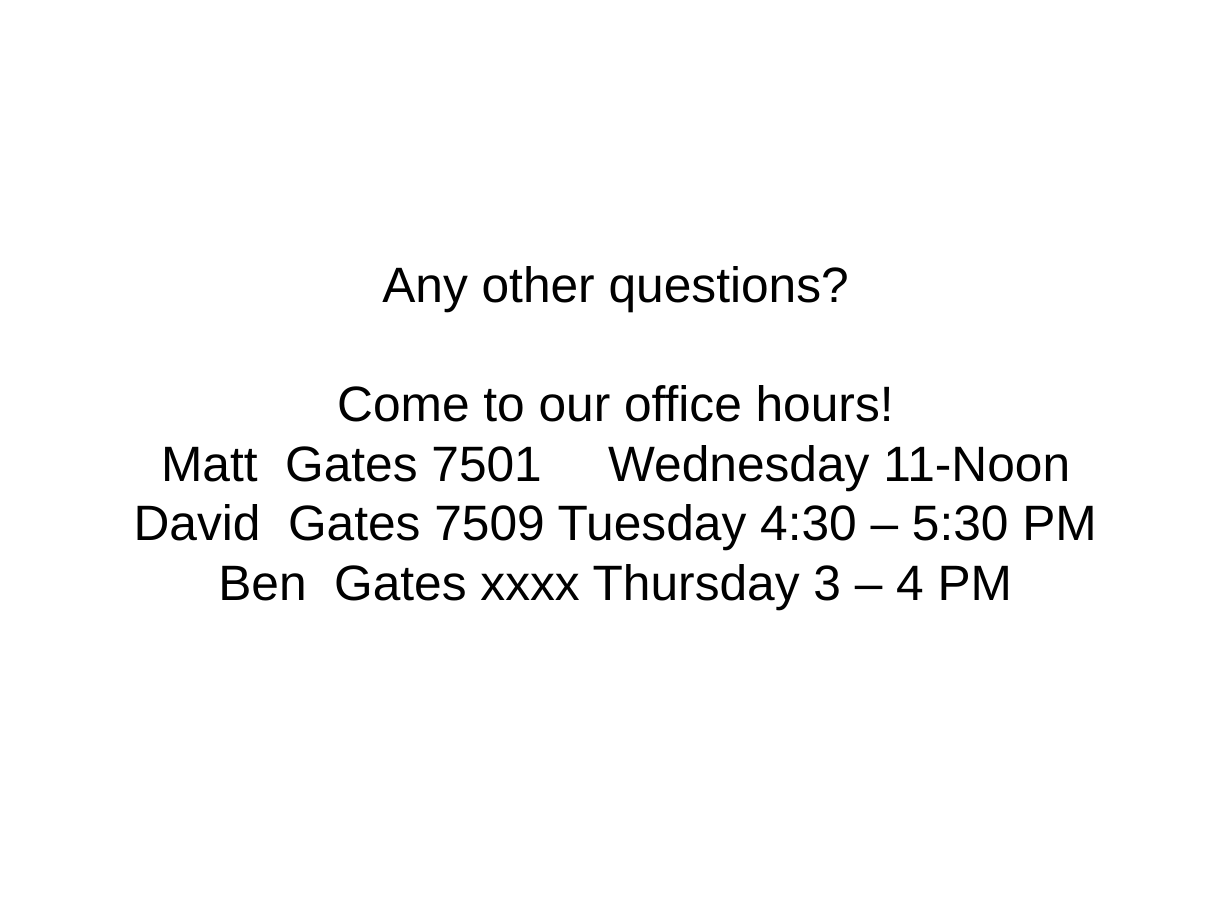
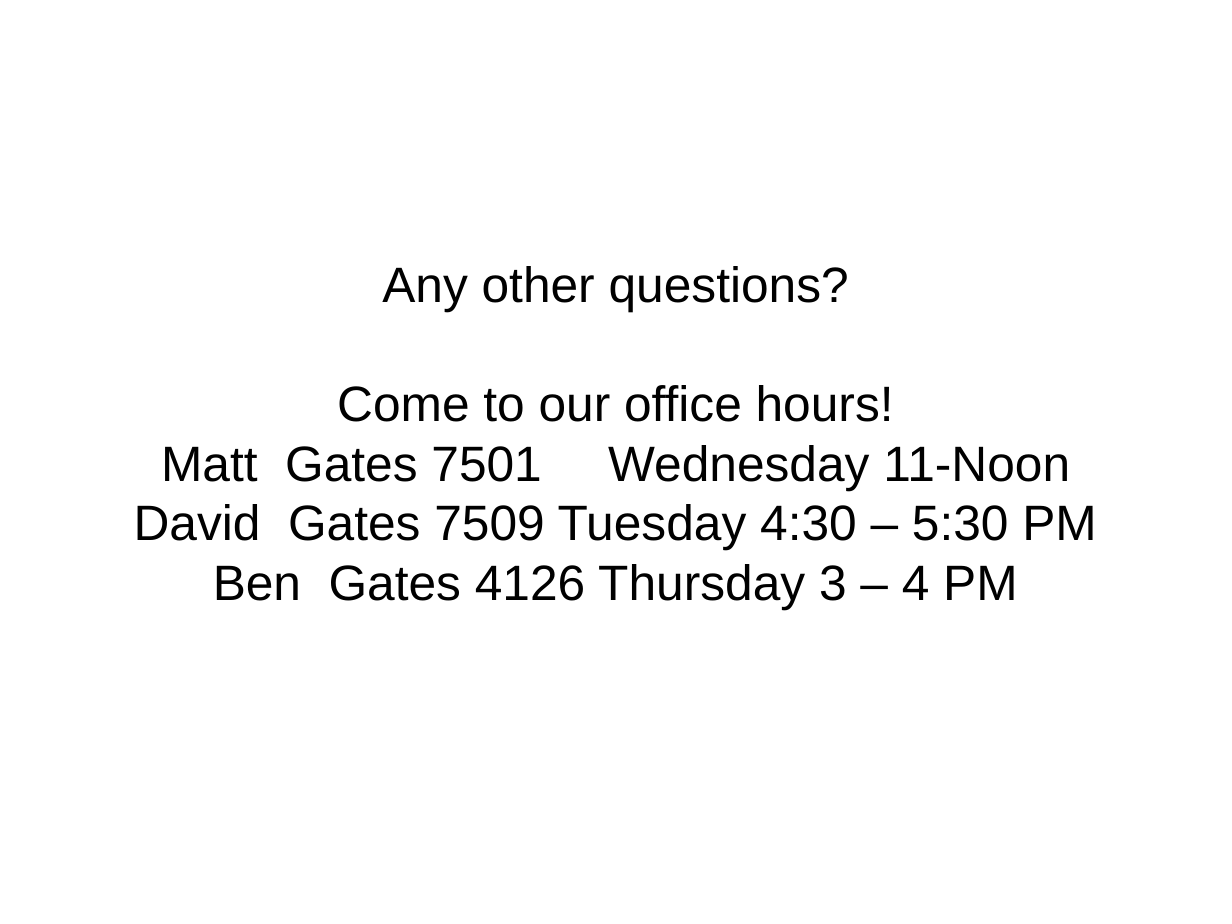
Before and after one commit to Jarvishappy/15-441-Recitation-Sessions, a slide deck: slide 23 of recitation2/src/recitation2.odp. Drawn at 1232x924 pixels with LibreOffice and Linux fonts; fonts in the diff are those of the drawing. Boxes give left, top, right and bottom in pixels: in the first picture for what was removed or moved away, otherwise in the second. Text is boxed around its words. In the diff, an @@ line names an element or a change of style, - is before the commit and + after.

Commit message:
updated ben's office hours in recitation 2 slides

```diff
--- a/recitation2/src/recitation2.odp
+++ b/recitation2/src/recitation2.odp
@@ subtitle at [213,564,1018,609]: text changed @@
-Ben Gates xxxx Thursday 3 – 4 PM
+Ben Gates 4126 Thursday 3 – 4 PM
```
Also in this commit, not shown: 1 other file.
